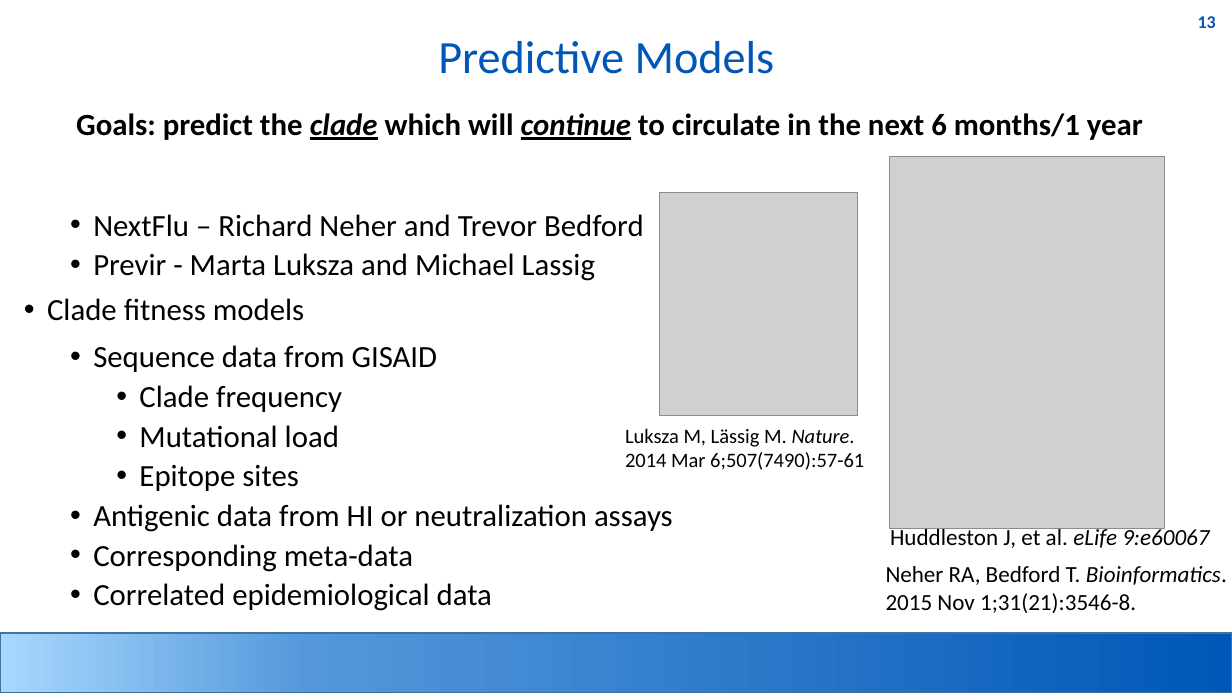
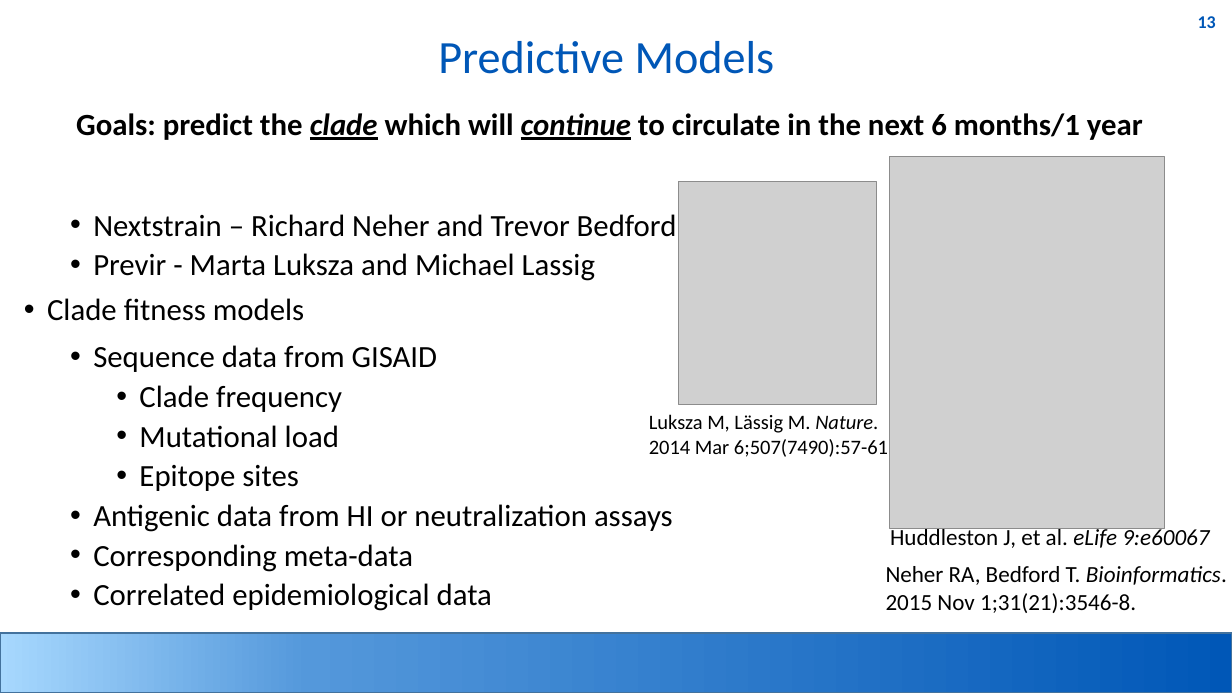
Before and after one commit to nhassell/seasonal-flu-demo, a slide deck: slide 13 of Genomic_Epi.pptx. Drawn at 1232x693 pixels with LibreOffice and Linux fonts; fonts in the diff are those of the drawing; grey boxes stand for pictures; background and template pictures are left out. Boxes give left, top, right and bottom in pixels: in the first picture for what was removed or moved away, otherwise in the second. Text is boxed around its words. In the diff, an @@ line names an element or a change of style, - is before the commit and + after.

Commit message:
Presentation edits.

```diff
--- a/Genomic_Epi.pptx
+++ b/Genomic_Epi.pptx
@@ picture: place and size @@
-picture at (660, 192, 858, 416)
+picture at (678, 181, 876, 405)
@@ text at (93, 214, 677, 237): text changed @@
-  • NextFlu – Richard Neher and Trevor Bedford
+  • Nextstrain – Richard Neher and Trevor Bedford
@@ text "Luksza M, Lässig M. Nature. ...": place and size @@
-text "Luksza M, Lässig M. Nature. ..." at (625, 428, 864, 470)
+text "Luksza M, Lässig M. Nature. ..." at (649, 414, 888, 457)
```
Also in this commit, not shown: 8 other files.
